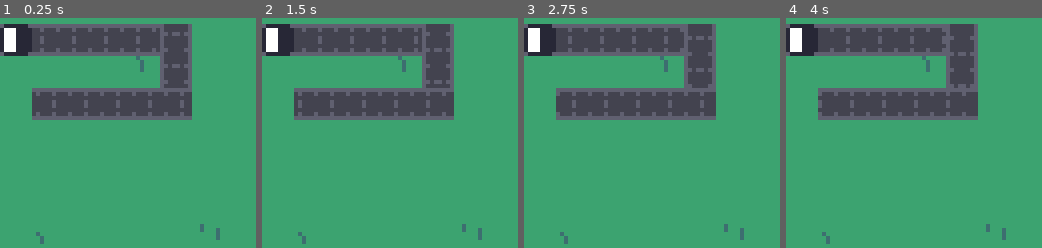
Above: before the commit, frames 1-4 (left to right).
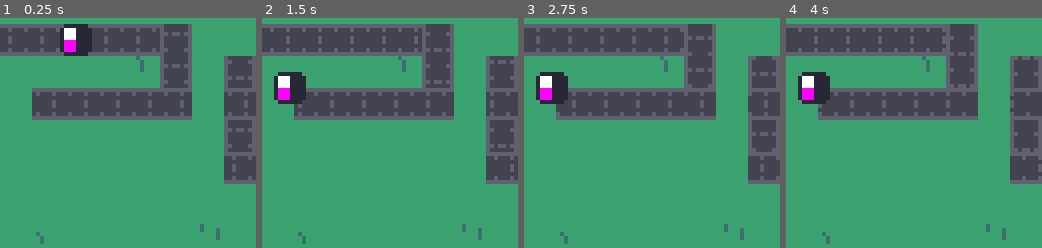
Above: after the commit, the same moments.

Repository: gheja/boxez
Game: Godot game, scene res://scenes/main_screen.tscn
The game is run twice, just before and just after one commit, with the same random seed, the same clock (stepped at 60 frames per second) and the same inputs.
Inputs:
- Up to frame 1 (0.25 s): no input
- Up to frame 2 (1.5 s): no input
- Up to frame 3 (2.75 s): no input
- Up to frame 4 (4 s): no input

The runs differ from the first frame. In frame 1, 10% of the frame differs, in the area x 0-100%, y 2-73%; in frame 2, 10%; in frame 3, 10%; in frame 4, 10%.

Commit message:
Added ObjObject, added some belt logic

Diff:
--- a/src/project.godot
+++ b/src/project.godot
@@ -15,6 +15,10 @@
 config/features=PackedStringArray("4.2", "GL Compatibility")
 config/icon="res://icon.svg"
 
+[autoload]
+
+Lib="*res://scripts/lib.gd"
+
 [display]
 
 window/size/viewport_width=64
--- a/src/scenes/level_1.tscn
+++ b/src/scenes/level_1.tscn
@@ -3,13 +3,13 @@
 [ext_resource type="TileSet" uid="uid://bh5gmp57hcuuq" path="res://tilesets/tileset_1.tres" id="1_qc85v"]
 [ext_resource type="PackedScene" uid="uid://d16lbv612q3hl" path="res://scenes/obj_object.tscn" id="2_llnqx"]
 
-[node name="Level1" type="Node2D"]
+[node name="Level1" type="Node2D" groups=["levels"]]
 
-[node name="TileMap" type="TileMap" parent="."]
+[node name="TileMap" type="TileMap" parent="." groups=["main_tilemaps"]]
 tile_set = ExtResource("1_qc85v")
 format = 2
 layer_0/name = "Ground"
-layer_0/tile_data = PackedInt32Array(0, 1, 0, 1, 1, 0, 2, 1, …(1479 unchanged characters)… , 917510, 1, 0, 65543, 1, 0, 131079, 1, 0, 196615, 1, 0, 262151, 1, 0, 327687, 1, 0, 393223, 1, 0, 458759, 1, 0, 524295, 1, …(7763 unchanged characters)…
+layer_0/tile_data = PackedInt32Array(0, 1, 0, 1, 1, 0, 2, 1, …(1479 unchanged characters)… , 917510, 1, 0, 65543, 1, 0, 131079, 1, 1610612737, 196615, 1, 805306369, 262151, 1, 1342177281, 327687, 1, 1, 393223, 1, 0, 458759, 1, 0, 524295, 1, …(7763 unchanged characters)…
 layer_1/name = "Belts"
 layer_1/tile_data = PackedInt32Array(65536, 1, 1, 65537, 1, 1, 65538, 1, 1, 65539, 1, 1, 65540, 1, 1, 65541, 1, 1342177281, 131077, 1, 1342177281, 196613, 1, 268435457, 196609, 1, 268435457, 196610, 1, 268435457, 196611, 1, 268435457, 196612, 1, 268435457)
 
--- /dev/null
+++ b/src/scenes/obj_object.gd
@@ -0,0 +1,33 @@
+extends Node2D
+
+func _process(_delta):
+	var a = Lib.get_first_group_member("main_tilemaps") as TileMap
+
+	var cell_coord = a.local_to_map(self.position)
+	var tile = a.get_cell_tile_data(1, cell_coord)
+
+	if not tile:
+		return
+
+	if tile.get_custom_data("t_type") != "belt":
+		return
+
+	var alt_id = a.get_cell_alternative_tile(1, cell_coord)
+
+	var flip_v = alt_id & TileSetAtlasSource.TRANSFORM_FLIP_V > 0
+	var flip_h = alt_id & TileSetAtlasSource.TRANSFORM_FLIP_H > 0
+	var rotated = alt_id & TileSetAtlasSource.TRANSFORM_TRANSPOSE > 0
+
+	var v = Vector2.ZERO
+
+	if not rotated and not flip_h: # >
+		v = Vector2(1, 0)
+	elif not rotated and flip_h: # <
+		v = Vector2(-1, 0)
+	elif rotated and not flip_h: # ^
+		v = Vector2(0, -1)
+	elif rotated and flip_h: # v
+		v = Vector2(0, 1)
+	# else:
+	# 	?!
+	self.position += v
--- a/src/scenes/obj_object.tscn
+++ b/src/scenes/obj_object.tscn
@@ -1,8 +1,10 @@
-[gd_scene load_steps=2 format=3 uid="uid://d16lbv612q3hl"]
+[gd_scene load_steps=3 format=3 uid="uid://d16lbv612q3hl"]
 
 [ext_resource type="Texture2D" uid="uid://dye4ubmolbe14" path="res://assets/tiles.png" id="1_5md4c"]
+[ext_resource type="Script" path="res://scenes/obj_object.gd" id="1_bawob"]
 
 [node name="ObjObject" type="Node2D"]
+script = ExtResource("1_bawob")
 
 [node name="Visuals" type="Node2D" parent="."]
 
@@ -21,6 +23,7 @@
 frame = 405
 
 [node name="BottomLeftSprite" type="Sprite2D" parent="Visuals/Parts"]
+modulate = Color(1, 0, 1, 1)
 texture = ExtResource("1_5md4c")
 hframes = 45
 vframes = 20
--- a/src/tilesets/tileset_1.tres
+++ b/src/tilesets/tileset_1.tres
@@ -105,10 +105,13 @@
 0:1/animation_frame_6/duration = 0.1
 0:1/animation_frame_7/duration = 0.1
 0:1/0 = 0
+0:1/0/custom_data_0 = "belt"
 
 [resource]
 tile_size = Vector2i(8, 8)
 terrain_set_0/mode = 0
 terrain_set_0/terrain_0/name = "Terrain 0"
 terrain_set_0/terrain_0/color = Color(0.5, 0.34375, 0.25, 1)
+custom_data_layer_0/name = "t_type"
+custom_data_layer_0/type = 4
 sources/1 = SubResource("TileSetAtlasSource_5upeg")
Binary file changed: src/assets/tiles.png
